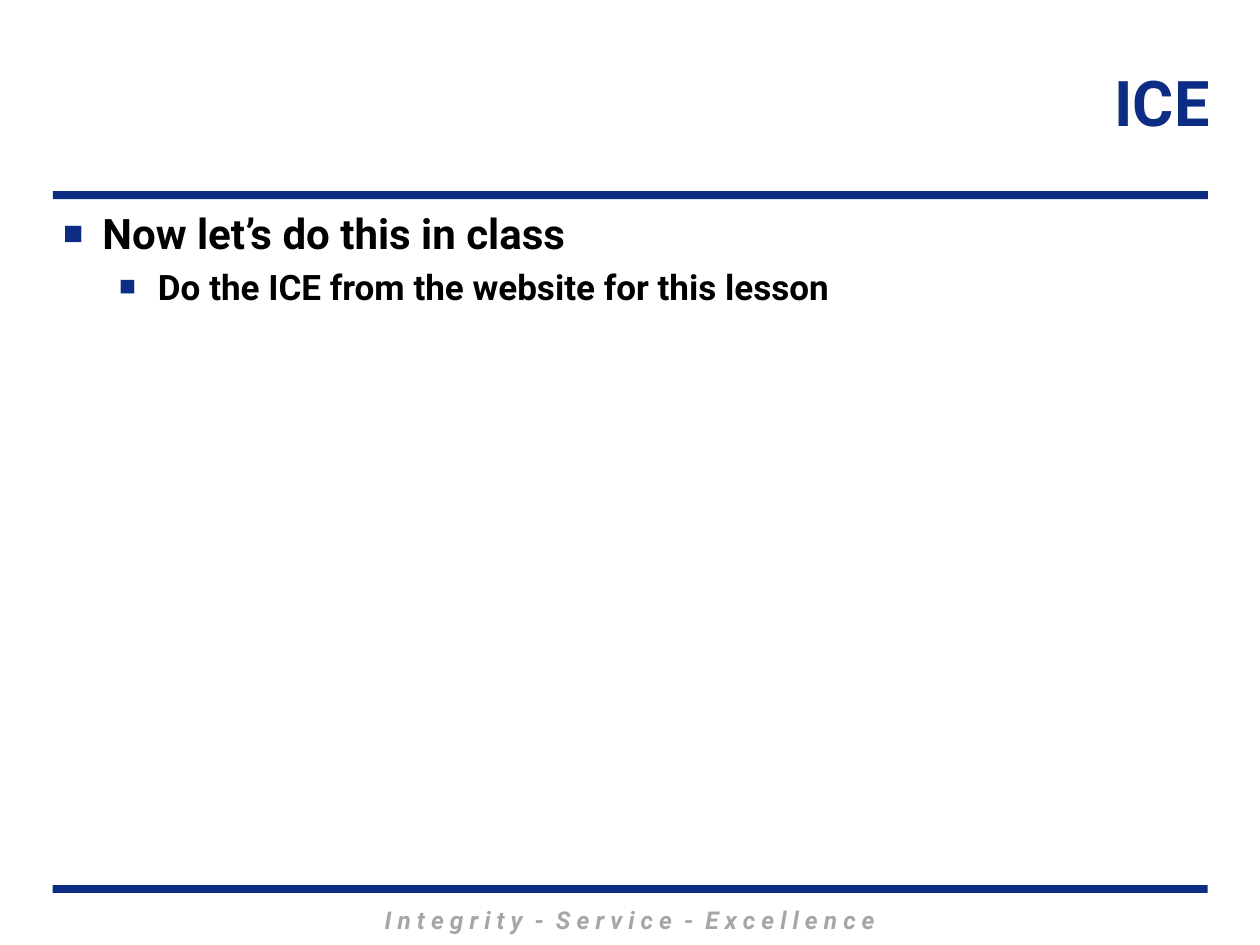
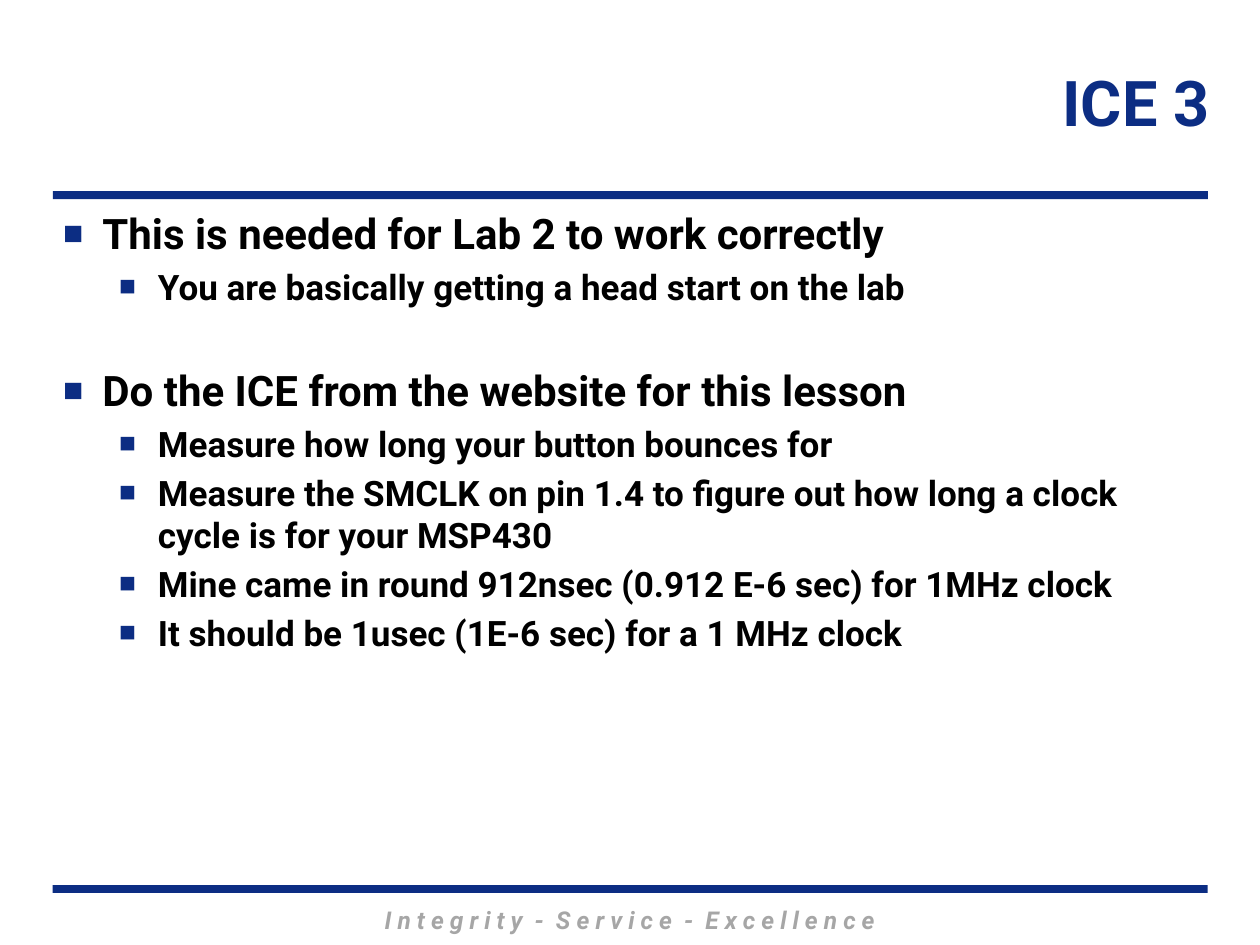
Before and after one commit to MarsUniversity/ECE382, a slide deck: slide 21 of source/lessons/lsn14-15/Lsn14-15.pptx. Drawn at 1260x945 pixels with LibreOffice and Linux fonts; fonts in the diff are those of the drawing; background and template pictures are left out. Boxes give left, top, right and bottom in pixels: in the first picture for what was removed or moved away, otherwise in the second. Text is boxed around its words. In the diff, an @@ line names an element or a change of style, - is before the commit and + after.

```diff
--- a/source/lessons/lsn14-15/Lsn14-15.pptx
+++ b/source/lessons/lsn14-15/Lsn14-15.pptx
@@ title at (x1=1063, y1=80, x2=1209, y2=127): text changed @@
-ICE
+ICE 3
@@ text at (x1=102, y1=217, x2=905, y2=308): text changed; size 24 to 20 pt @@
-■ Now let’s do this in class
+■ This is needed for Lab 2 to work correctly
+  ■ You are basically getting a head start on the lab
@@ text at (x1=102, y1=374, x2=906, y2=407): size 20 to 24 pt in "Do the ICE from the website for ..."; list level 2 to 1 in "Do the ICE from the ..." @@
@@ text at (x1=158, y1=430, x2=1117, y2=654): paragraphs added @@
+  ■ Measure how long your button bounces for
+  ■ Measure the SMCLK on pin 1.4 to figure out how long a clock cycle is for your MSP430
+  ■ Mine came in round 912nsec (0.912 E-6 sec) for 1MHz clock
+  ■ It should be 1usec (1E-6 sec) for a 1 MHz clock
```
Also in this commit, not shown: 6 other slides changed.
